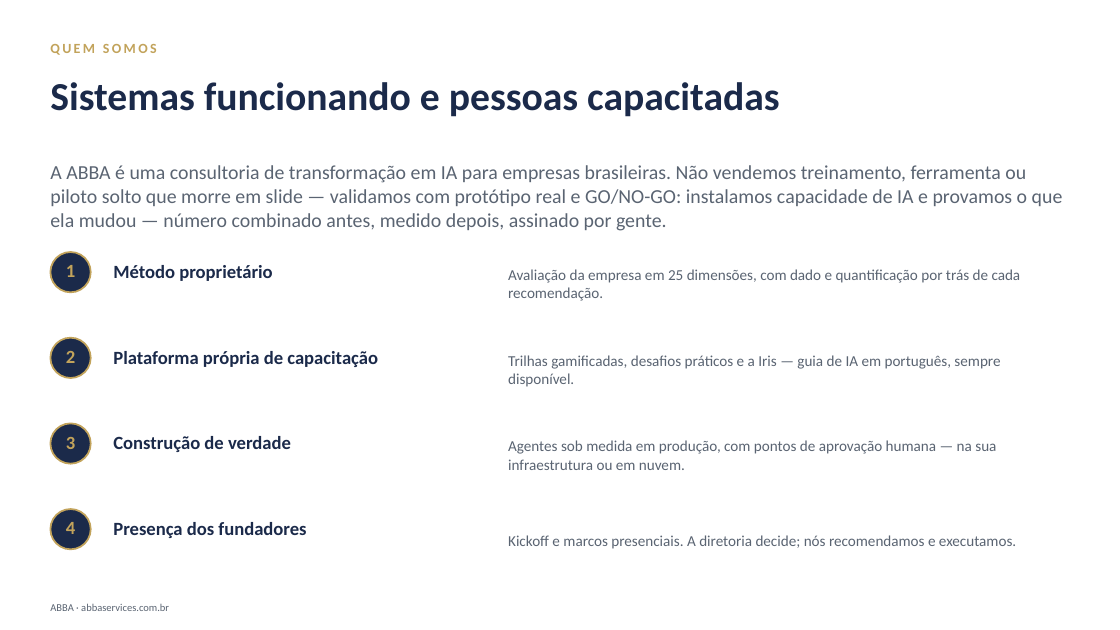
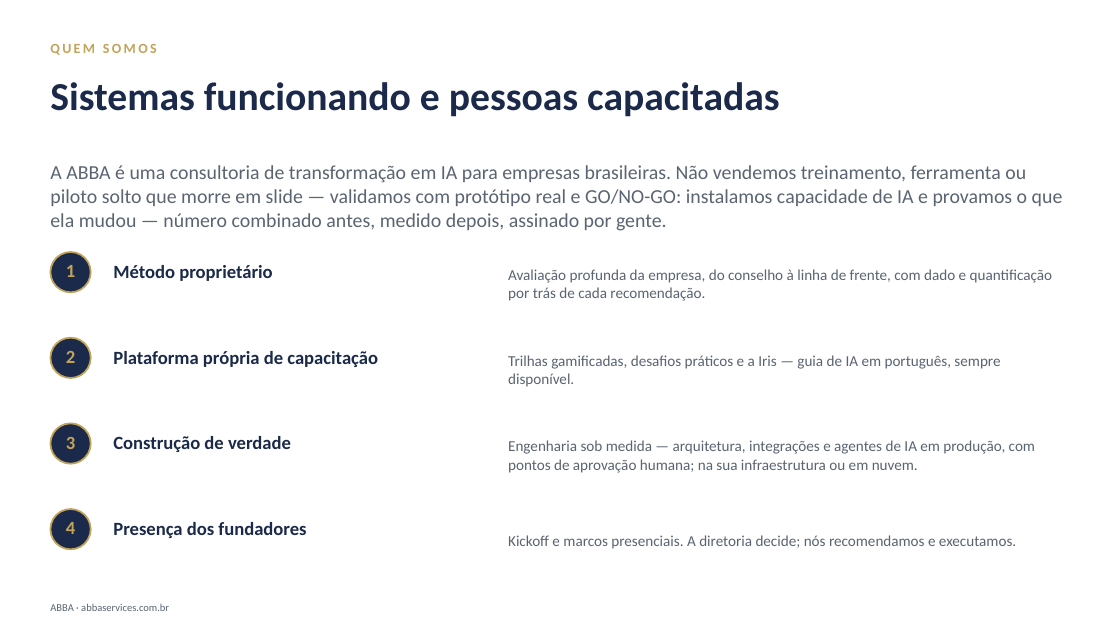
Before and after one commit to DanielMoraesCoca/abba-ops, a slide deck: slide 4 of 08-materiais/modelos/abba-deck-institucional.pptx. Drawn at 1120x630 pixels with LibreOffice and Linux fonts; fonts in the diff are those of the drawing. Boxes give left, top, right and bottom in pixels: in the first picture for what was removed or moved away, otherwise in the second. Text is boxed around its words. In the diff, an @@ line names an element or a change of style, - is before the commit and + after.

```diff
--- a/08-materiais/modelos/abba-deck-institucional.pptx
+++ b/08-materiais/modelos/abba-deck-institucional.pptx
@@ text at <box>508,269,1052,301</box>: text changed @@
-Avaliação da empresa em 25 dimensões, com dado e quantificação por trás de cada recomendação.
+Avaliação profunda da empresa, do conselho à linha de frente, com dado e quantificação por trás de cada recomendação.
@@ text at <box>508,440,1035,473</box>: text changed @@
-Agentes sob medida em produção, com pontos de aprovação humana — na sua infraestrutura ou em nuvem.
+Engenharia sob medida — arquitetura, integrações e agentes de IA em produção, com pontos de aprovação humana; na sua infraestrutura ou em nuvem.
```
Also in this commit, not shown: 3 other slides changed, 9 other files.
